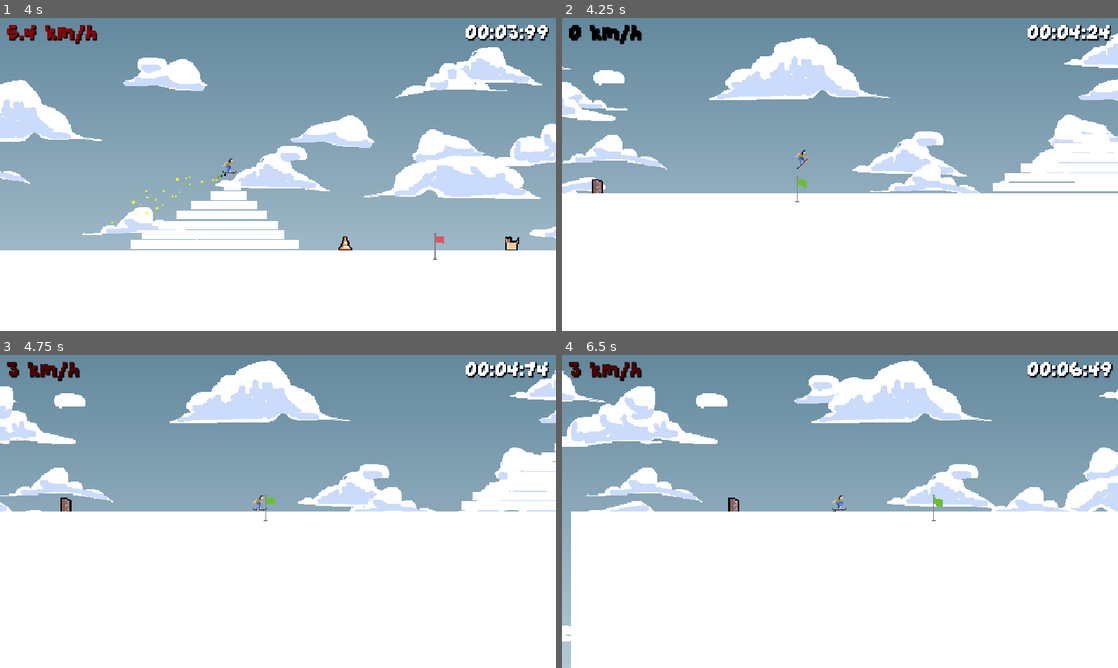
Above: before the commit, frames 1-4 (two rows, left to right).
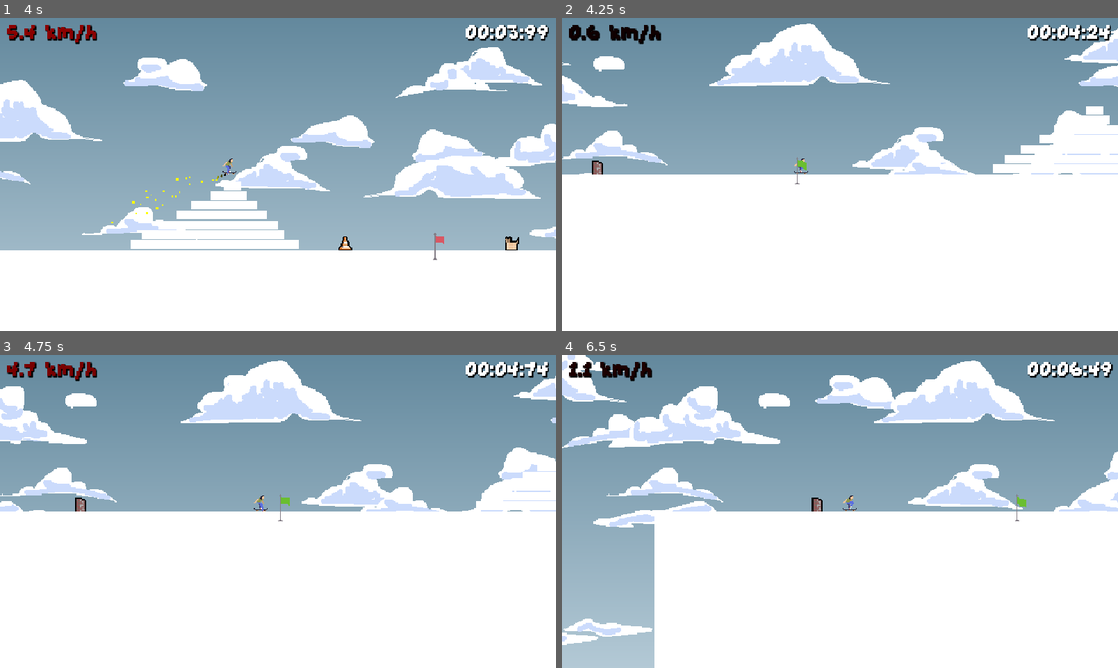
Above: after the commit, the same moments.

Repository: Minipeps/SpeedJam-8
Game: Godot game, scene res://2D/TestPlayerLevel.tscn
Two runs of this game, one before a commit and one after it. Both use one fixed random seed, a clock stepped at 60 frames per second and the inputs below. This scene is started directly instead of the project's main scene. Sound files missing from this copy of the repository are replaced by a short silence.
Inputs (mouse positions are in pixels of both pictures, inside the frame that each line leads up to):
- Up to frame 1 (4 s): tap Enter (ui_accept) at 0.5, 0.77, 1.52, 3.02, 3.77 s; move the mouse to (400, 158) at 0.52 s; hold Right (player_move_right) 0.53-1.28 s; tap C (display_end_screen_lose) at 0.6, 2.1, 3.6 s; move the mouse to (166, 190) at 1.27 s; hold Down (player_move_down) 1.28-2.03 s; tap X (display_end_screen_win) at 1.35, 2.85 s; move the mouse to (333, 105) at 2.02 s; hold Right (player_move_right) 2.03-2.78 s; move the mouse to (250, 237) at 2.77 s; hold Up (player_move_up) 2.78-3.53 s; move the mouse to (444, 221) at 3.52 s; hold Left (player_move_left) from 3.53 s (still down)
- Up to frame 2 (4.25 s): keep holding Left (player_move_left); tap R (load_checkpoint) at 4.15 s
- Up to frame 3 (4.75 s): keep holding Left (player_move_left); move the mouse to (111, 464) at 4.27 s; tap X (display_end_screen_win) at 4.35 s; tap Enter (ui_accept) at 4.52 s
- Up to frame 4 (6.5 s): move the mouse to (867, 511) at 5.02 s; release Left (player_move_left) at 5.03 s; hold Down (player_move_down) 5.03-5.78 s; tap C (display_end_screen_lose) at 5.1 s; move the mouse to (756, 433) at 5.77 s; hold Right (player_move_right) from 5.78 s (still down); tap X (display_end_screen_win) at 5.85 s; tap Enter (ui_accept) at 6.02 s

Frame 1 is identical in both runs. In frame 2, 13% of the frame differs, in the area x 0-100%, y 1-59%; in frame 3, 4.8%; in frame 4, 21%, in the area x 0-100%, y 0-100%.

Commit message:
fix: avoid taking fall damage when resetting at checkpoint

Diff:
--- a/2D/Level.gd
+++ b/2D/Level.gd
@@ -23,7 +23,7 @@
 
 func load_last_checkpoint():
 	if LAST_CHECKPOINT != null:
-		$Player2d.position = LAST_CHECKPOINT.global_position
+		$Player2d.position = LAST_CHECKPOINT.global_position + Vector2(0, 20)
 		$Player2d.reset_player()
 		LAST_CHECKPOINT = null
 	else:
